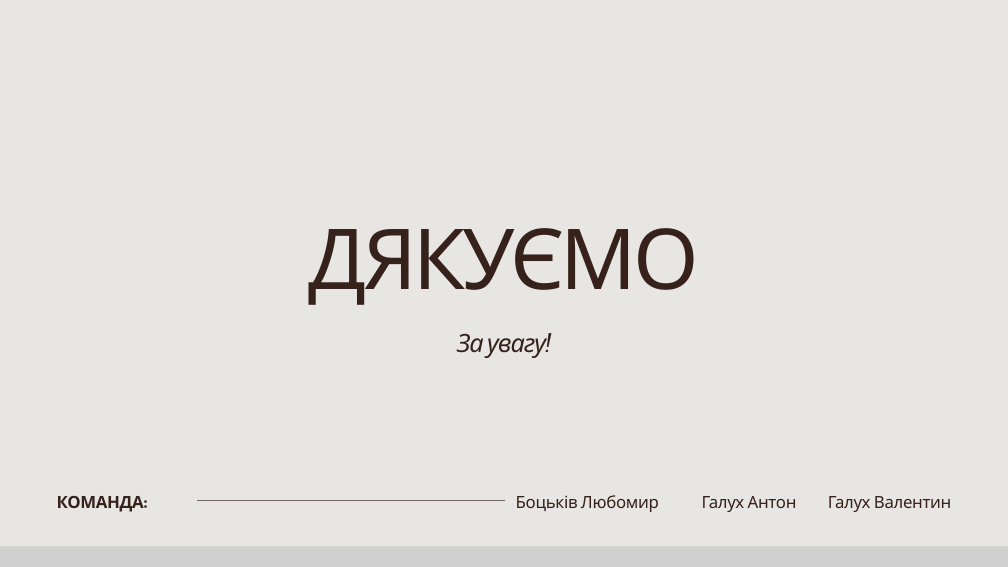
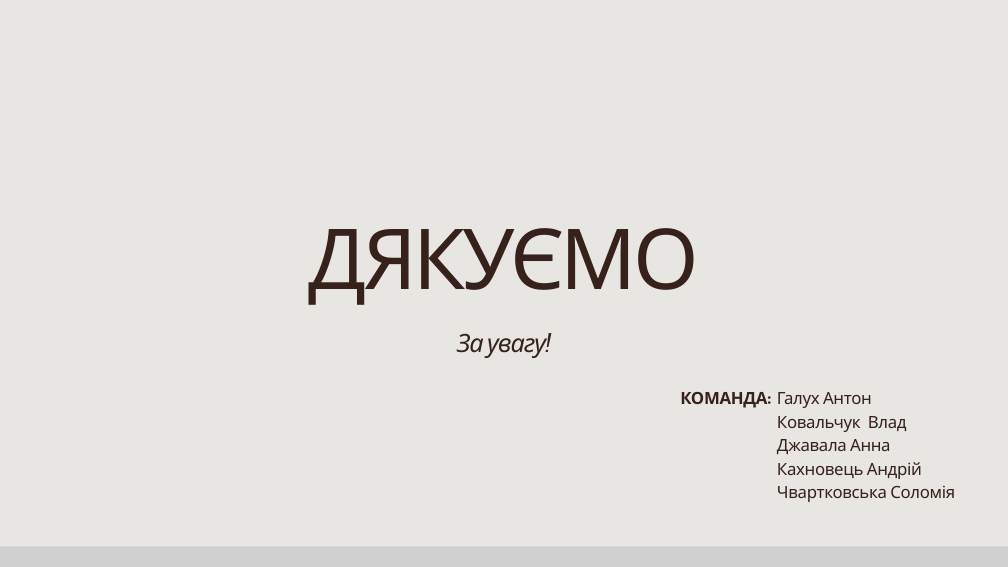
Before and after one commit to anton2654/PantryChef, a slide deck: slide 10 of Documents/PantryChef.pptx (slide 11 before the commit). Drawn at 1008x567 pixels with LibreOffice and Linux fonts; fonts in the diff are those of the drawing; grey boxes stand for pictures. Boxes give left, top, right and bottom in pixels: in the first picture for what was removed or moved away, otherwise in the second. Text is boxed around its words. In the diff, an @@ line names an element or a change of style, - is before the commit and + after.

```diff
--- a/Documents/PantryChef.pptx
+++ b/Documents/PantryChef.pptx
@@ text "КОМАНДА:": place and size @@
-text "КОМАНДА:" at <box>57,496,144,512</box>
+text "КОМАНДА:" at <box>680,392,767,408</box>
@@ text added at <box>777,392,955,502</box>, 24 pt, text #36211B @@
+Галух Антон
+Ковальчук Влад
+Джавала Анна
+Кахновець Андрій
+Чвартковська Соломія
@@ line removed from (197, 500) to (505, 500) @@
@@ text removed at <box>516,495,659,512</box> @@
-Боцьків Любомир
@@ text removed at <box>702,496,797,512</box> @@
-Галух Антон
@@ text removed at <box>828,496,951,512</box> @@
-Галух Валентин
```
Also in this commit, not shown: 2 other slides changed, 2 slides removed.
